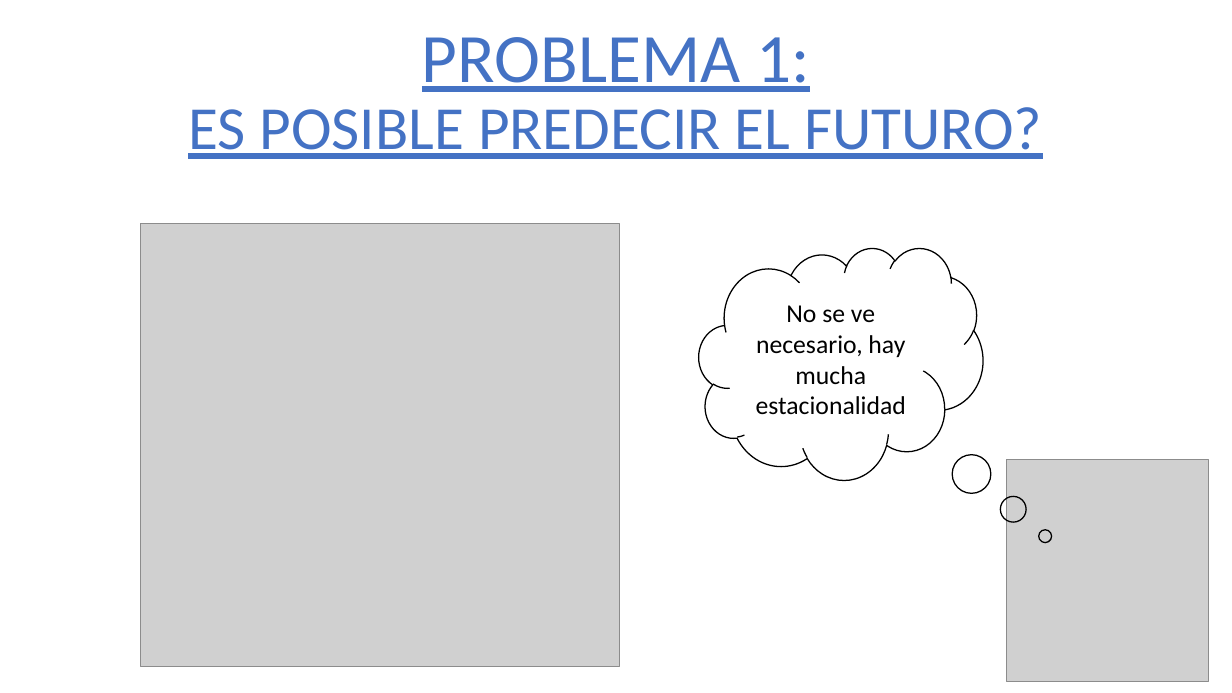
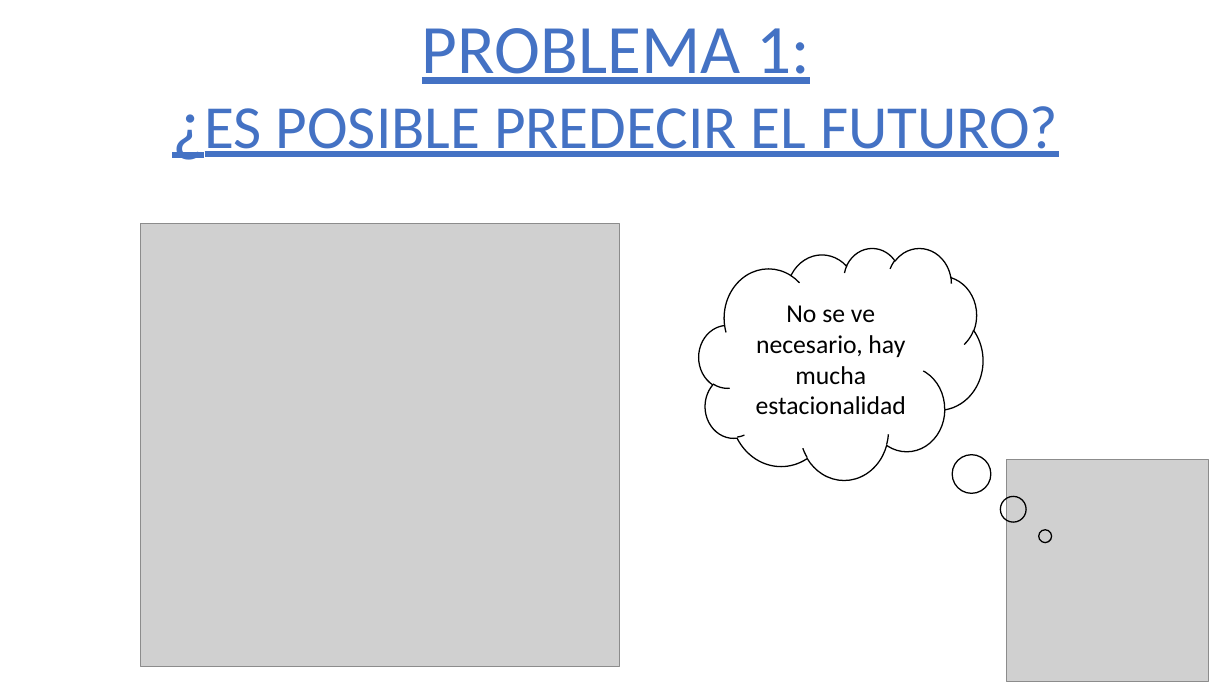
Before and after one commit to 75Engel/Estimacion_tipologia_usuarios_Servicios_Sociales_Ayto_Madrid, a slide deck: slide 9 of Presentacion_projecto.pptx. Drawn at 1232x693 pixels with LibreOffice and Linux fonts; fonts in the diff are those of the drawing; grey boxes stand for pictures; background and template pictures are left out. Boxes give left, top, right and bottom in pixels: in the first picture for what was removed or moved away, otherwise in the second. Text is boxed around its words. In the diff, an @@ line names an element or a change of style, - is before the commit and + after.

```diff
--- a/Presentacion_projecto.pptx
+++ b/Presentacion_projecto.pptx
@@ title at [205, 28, 1058, 157]: text changed @@
-PROBLEMA 1:
-ES POSIBLE PREDECIR EL FUTURO?
+PROBLEMA 1:
+¿ES POSIBLE PREDECIR EL FUTURO?
```
Also in this commit, not shown: 1 other slide changed.
